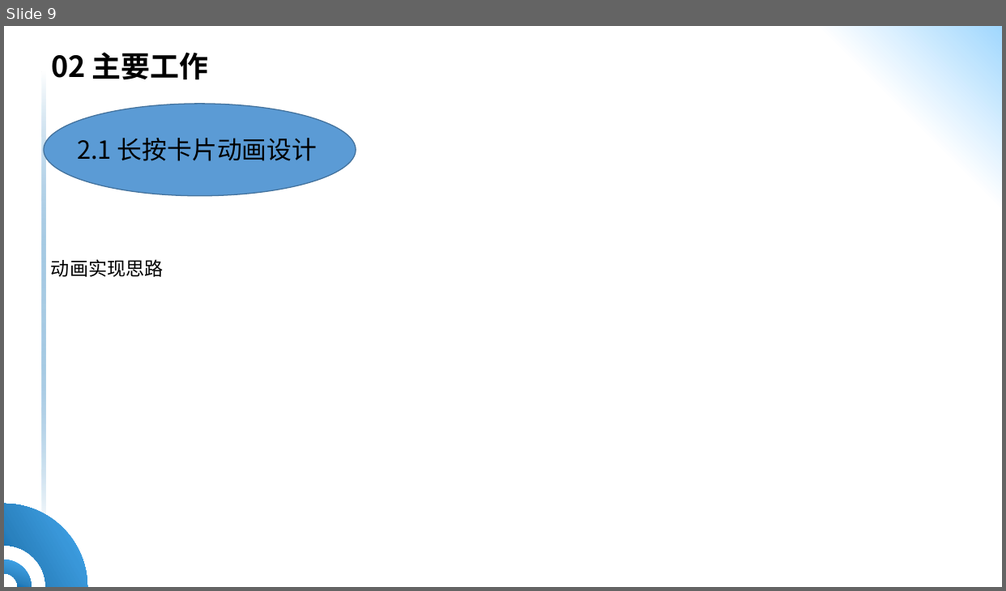
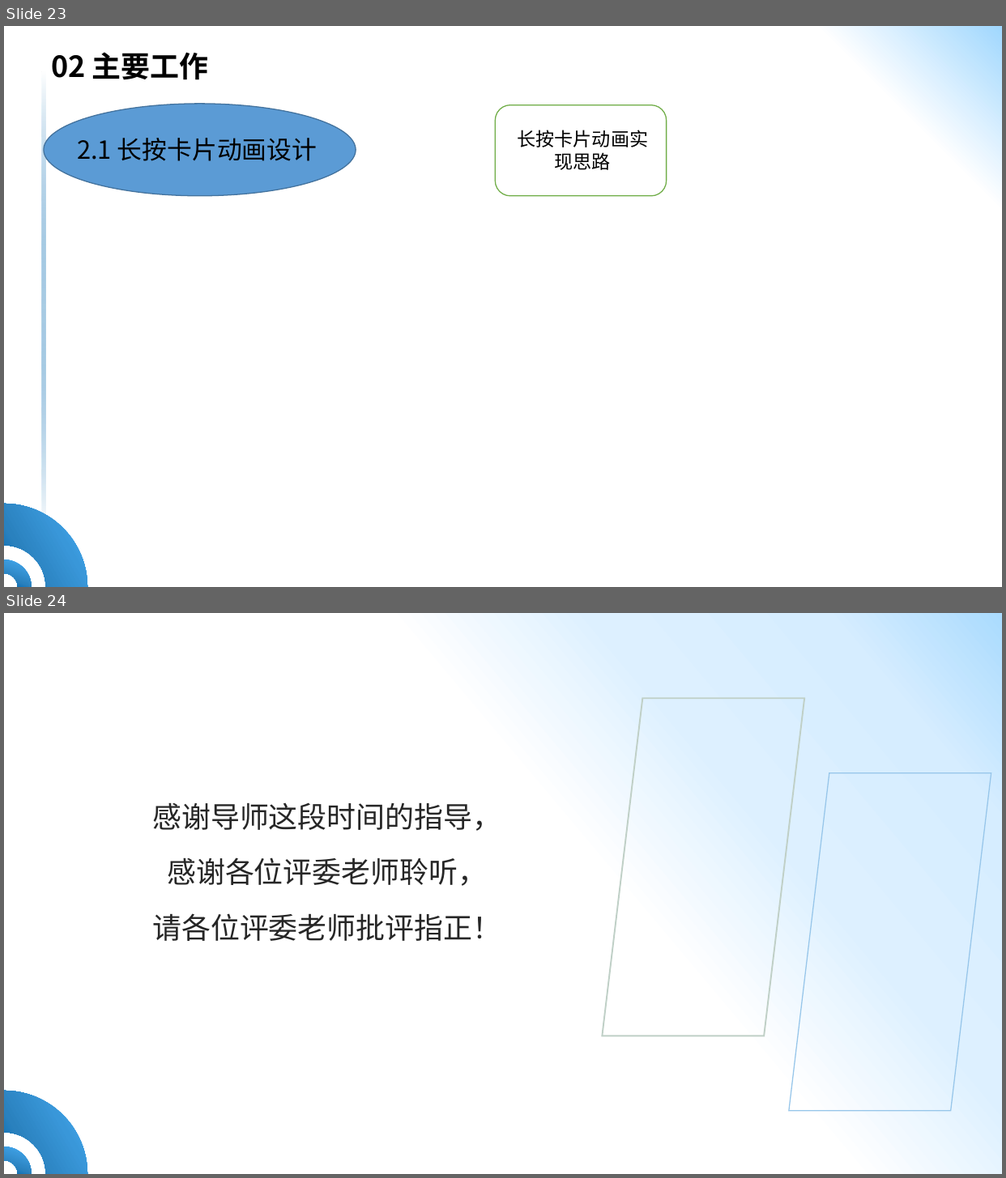
Before and after one commit to HQ-L/ppt-10.27, a slide deck: 答辩ppt-李慧奇.pptx. Shown one above the other, each under a label of ours: slide 9 before the commit, slides 23 and 24 after it. The pictures are 1006x591 and 1006x1178 pixels, drawn with LibreOffice and Linux fonts; fonts in the diff are those of the drawing; background and template pictures are left out. Boxes give left, top, right and bottom in pixels: in the first picture for what was removed or moved away, otherwise in the second. Text is boxed around its words. In the diff, an @@ line names an element or a change of style, - is before the commit and + after.

```diff
--- a/答辩ppt-李慧奇.pptx
+++ b/答辩ppt-李慧奇.pptx
@@ slide 24 added at (4, 613, 1002, 1174), background gradient #AADBFE to #D6EDFF to #DDF0FF to #FFFFFF; not listed: 3 template elements that a slide beside it also shows @@
@@ flow chart input output added at (602, 698, 804, 1036), outline #ABBFB2 1.5 pt @@
@@ flow chart input output added at (790, 773, 991, 1111), outline #84BBE6 1 pt @@
@@ subtitle added at (152, 803, 501, 941), 28 pt, text #262626 @@
+感谢导师这段时间的指导，
+感谢各位评委老师聆听，
+请各位评委老师批评指正！
@@ what was slide 9 is now slide 23 @@
@@ slide 23 changed as well @@
@@ rounded rectangle added at (495, 105, 667, 196), fill #FFFFFF, outline #70AD47 1 pt @@
@@ text at (518, 130, 649, 170): text changed @@
-动画实现思路
+长按卡片动画实现思路
```
Also in this commit, not shown: 1 other slide changed, 14 other slides added.
